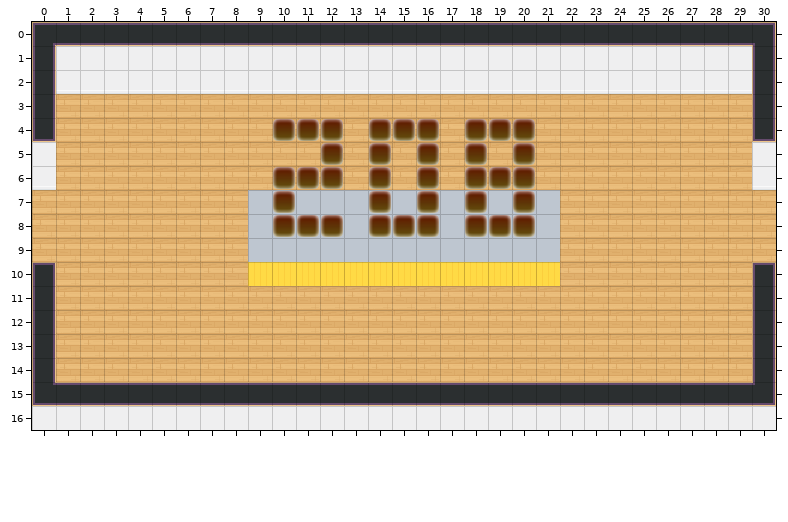
A Tiled map (JSON) gets an edit: dist/map/208.json. Above, as it was before the edit.
Cells are 32x32 px. Shown: x 0..30, y 0..16.
New version:
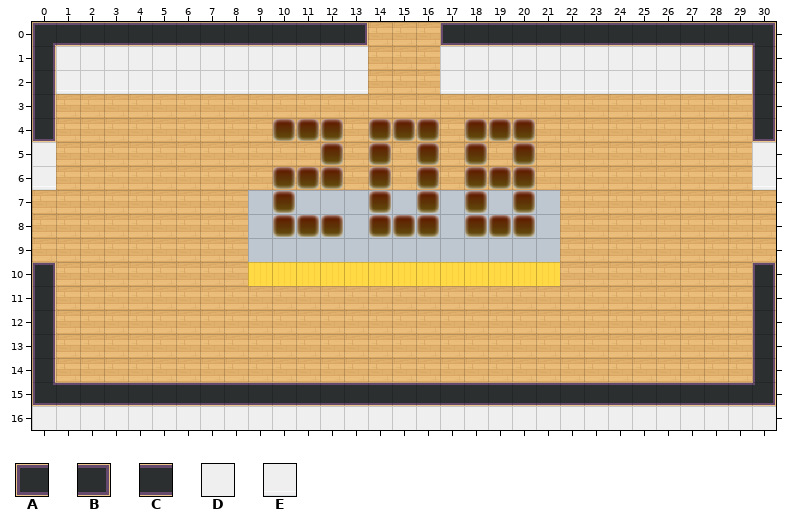
Key: from "tileset5_export": A 46, B 47, C 56, D 62, E 72.
_ is an empty cell.
Diff:
Layer "walls":
The author changed tile C to tile A in row 0 at x 17.
The author changed tile C to tile B in row 0 at x 13.
Tile C is removed in row 0 at x 14 to 16.
Tile D is removed in row 1 at x 14 to 16.
Tile E is removed in row 2 at x 14 to 16.
